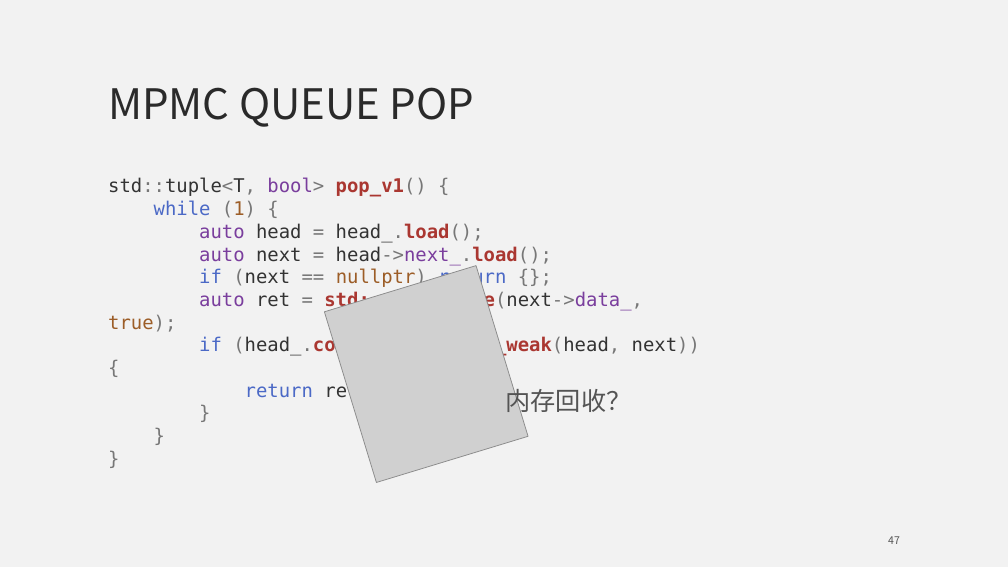
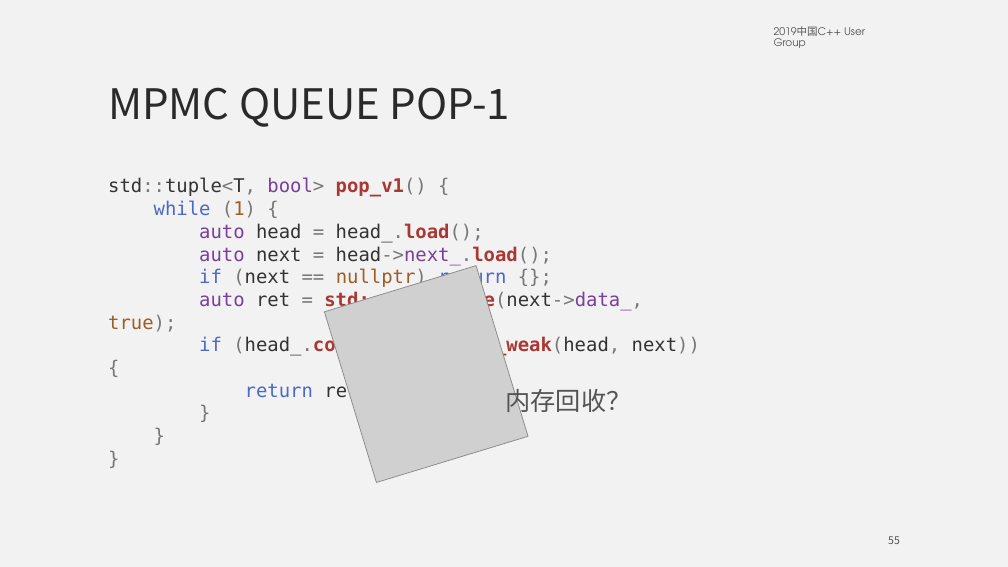
Before and after one commit to mutouyun/lock-free-queue, a slide deck: slide 55 of lock-free.pptx (slide 47 before the commit). Drawn at 1008x567 pixels with LibreOffice and Linux fonts; fonts in the diff are those of the drawing; grey boxes stand for pictures. Boxes give left, top, right and bottom in pixels: in the first picture for what was removed or moved away, otherwise in the second. Text is boxed around its words. In the diff, an @@ line names an element or a change of style, - is before the commit and + after.

```diff
--- a/lock-free.pptx
+++ b/lock-free.pptx
@@ text added at (774,26,865,48), 10 pt, text #545454 @@
+2019中国C++ User Group
@@ title at (108,87,511,127): text changed @@
-MPMC QUEUE POP
+MPMC QUEUE POP-1
@@ page number at (888,536,900,544): text changed @@
-47
+55
```
Also in this commit, not shown: 95 other slides changed, 17 slides added.
